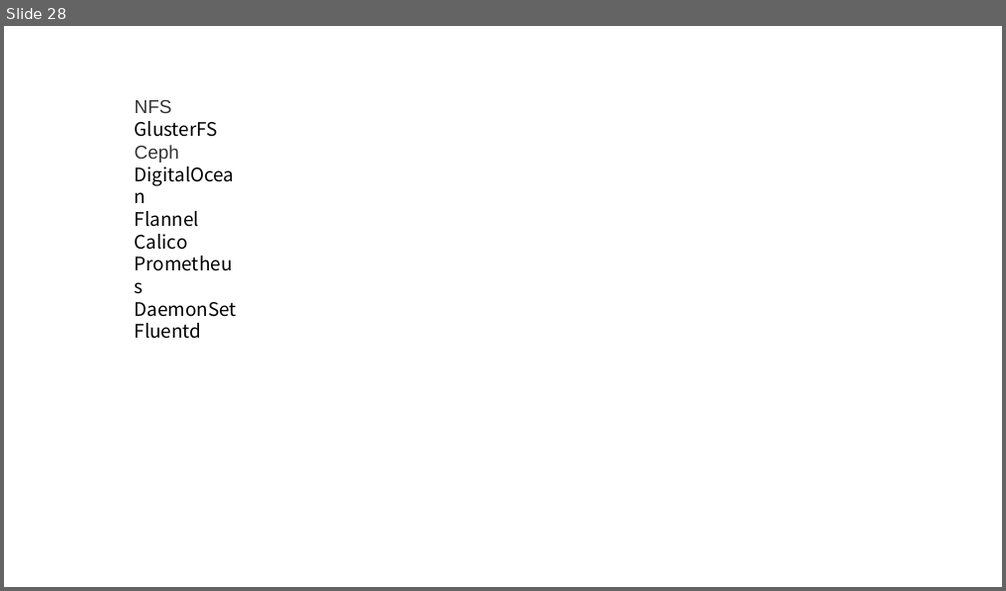
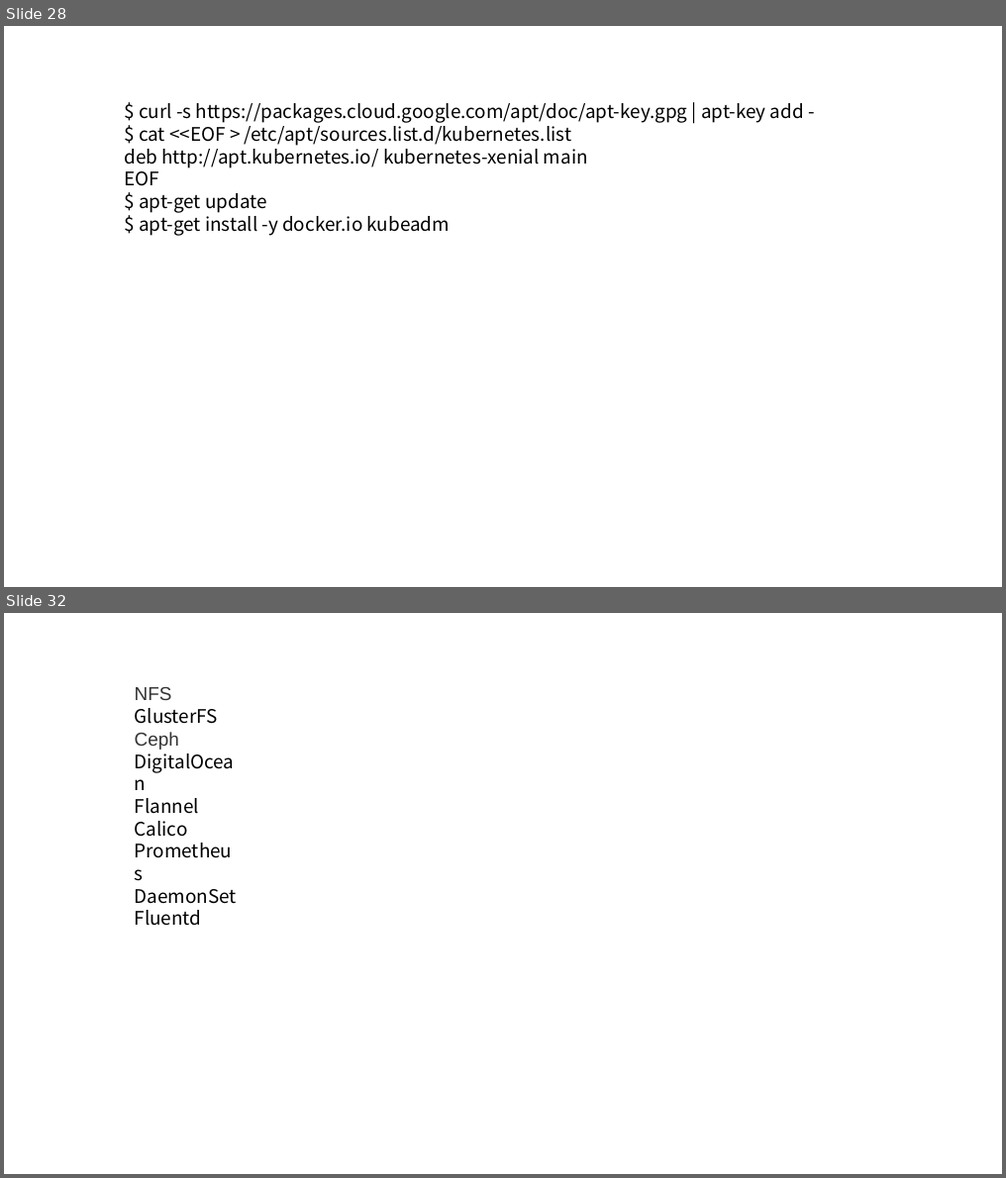
Before and after one commit to axzxs2001/Asp.NetCoreExperiment, a slide deck: Asp.NetCoreExperiment/kubernetes/kubernetes.pptx. Shown one above the other, each under a label of ours: slide 28 before the commit, slides 28 and 32 after it; the slides between them are not shown. The pictures are 1006x591 and 1006x1178 pixels, drawn with LibreOffice and Linux fonts; fonts in the diff are those of the drawing. Boxes give left, top, right and bottom in pixels: in the first picture for what was removed or moved away, otherwise in the second. Text is boxed around its words. In the diff, an @@ line names an element or a change of style, - is before the commit and + after.

Commit message:
kubernet 安装和部署

```diff
--- a/Asp.NetCoreExperiment/kubernetes/kubernetes.pptx
+++ b/Asp.NetCoreExperiment/kubernetes/kubernetes.pptx
@@ slide 28 added at [4,26,1002,587], background #FFFFFF @@
@@ text added at [124,103,804,236], 18 pt, text #000000 @@
+$ curl -s https://packages.cloud.google.com/apt/doc/apt-key.gpg | apt-key add -
+$ cat <<EOF > /etc/apt/sources.list.d/kubernetes.list
+deb http://apt.kubernetes.io/ kubernetes-xenial main
+EOF
+$ apt-get update
+$ apt-get install -y docker.io kubeadm
@@ what was slide 28 is now slide 32 @@
```
Also in this commit, not shown: 4 other slides added, 1 slide removed.
